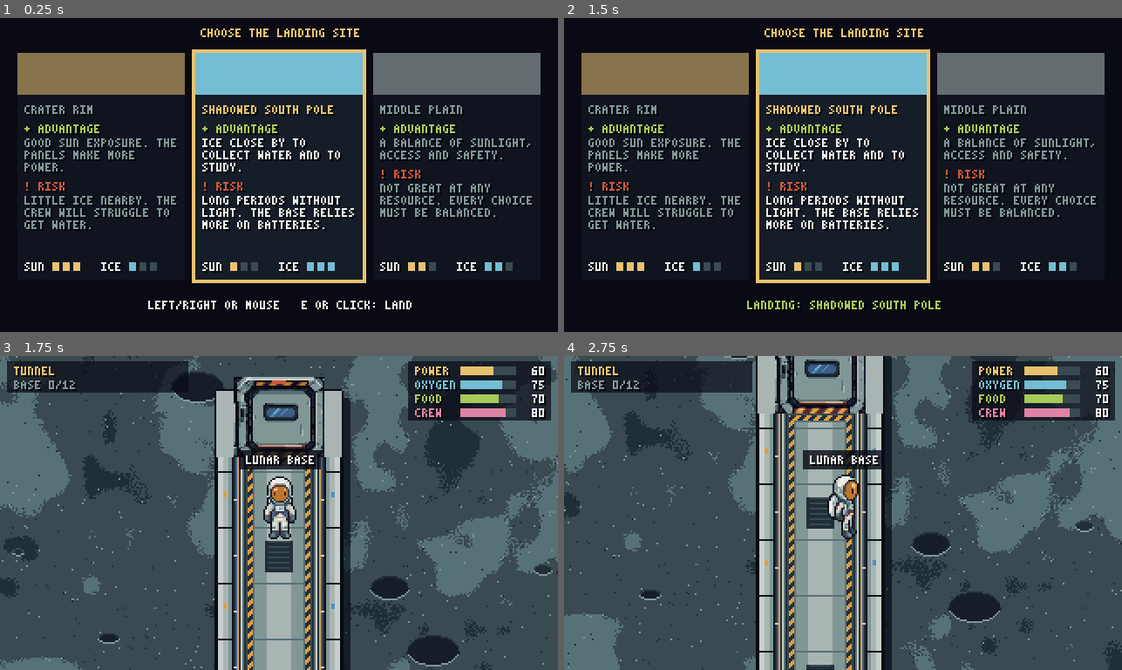
Above: before the commit, frames 1-4 (two rows, left to right).
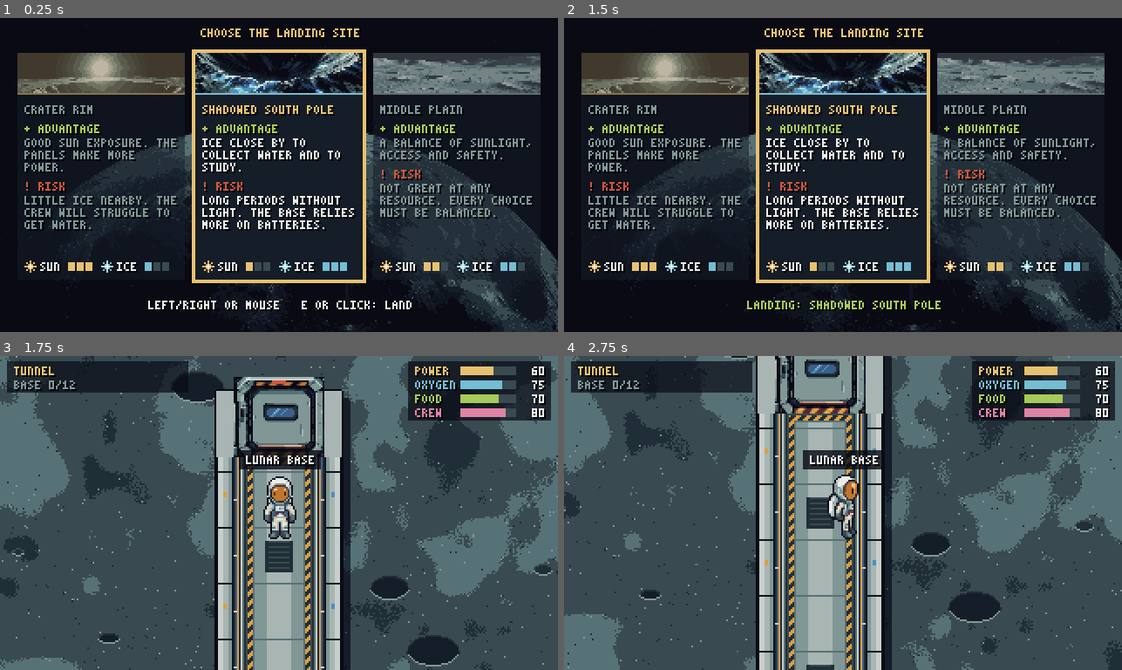
Above: after the commit, the same moments.

Repository: HattoriLoL/Artemis-Adventure
Game: Godot game, scene res://cenas/escolha_pouso.tscn
The game is run twice, just before and just after one commit, with the same random seed, the same clock (stepped at 60 frames per second) and the same inputs.
Inputs (mouse positions are in pixels of both pictures, inside the frame that each line leads up to):
- Up to frame 1 (0.25 s): no input
- Up to frame 2 (1.5 s): tap Enter (ui_accept) at 0.5, 0.77, 1.25 s; move the mouse to (965, 159) at 0.52 s; hold D (direita) 0.53-1.28 s; tap Shift (andar) at 0.6 s; click (965, 159) at 0.67 s; move the mouse to (731, 190) at 1.27 s; hold S (baixo) from 1.28 s (still down); tap E (usar) at 1.35 s; click (731, 190) at 1.42 s
- Up to frame 3 (1.75 s): keep holding S (baixo); tap Enter (ui_accept) at 1.52 s
- Up to frame 4 (2.75 s): move the mouse to (898, 443) at 2.02 s; release S (baixo) at 2.03 s; hold D (direita) from 2.03 s (still down); tap X at 2.1 s; click (898, 443) at 2.17 s

The runs differ from the first frame. In frame 1, 20% of the frame differs, in the area x 3-100%, y 7-100%; in frame 2, 20%; in frame 3, nothing differs; in frame 4, nothing differs.

Commit message:
Tela de escolha do pouso com arte: Lua no fundo, vista de cada local nos cartões e ícones do Sol e do gelo

Diff:
--- a/jogo/cenas/escolha_pouso.tscn
+++ b/jogo/cenas/escolha_pouso.tscn
@@ -1,6 +1,7 @@
-[gd_scene load_steps=2 format=3]
+[gd_scene load_steps=3 format=3]
 
 [ext_resource type="Script" path="res://scripts/escolha_pouso.gd" id="1"]
+[ext_resource type="Texture2D" path="res://assets/pouso/fundo.png" id="2"]
 
 [node name="EscolhaPouso" type="Control"]
 layout_mode = 3
@@ -11,11 +12,12 @@
 grow_vertical = 2
 script = ExtResource("1")
 
-[node name="Fundo" type="ColorRect" parent="."]
+[node name="Fundo" type="TextureRect" parent="."]
 layout_mode = 0
 offset_right = 320.0
 offset_bottom = 180.0
-color = Color(0.0352941, 0.0392157, 0.0784314, 1)
+mouse_filter = 2
+texture = ExtResource("2")
 
 [node name="Moldura" type="ColorRect" parent="."]
 layout_mode = 0
--- a/jogo/scripts/escolha_pouso.gd
+++ b/jogo/scripts/escolha_pouso.gd
@@ -2,6 +2,8 @@
 ## Tela de escolha do local de pouso: 3 cartões lado a lado.
 ## Esquerda / direita (ou o mouse em cima) escolhem; E (ou clique) confirma. Depois guarda a escolha na Missao e
 ## abre a base. Os textos e números de cada local ficam em res://dados/locais_pouso.json.
+## Arte (paleta Apollo) em res://assets/pouso/: a Lua vista da órbita no fundo, a vista de cada local na faixa do
+## topo do cartão (local_<id>.png, 96x24, com 1 px da cor do local embaixo) e os ícones do Sol e do gelo nos medidores.
 
 const Fonte = preload("res://scripts/fonte.gd")
 const BRANCO := Color("#ebede9")
@@ -11,6 +13,9 @@
 const VERMELHO := Color("#cf573c")
 const AZUL := Color("#73bed3")
 const APAGADO := Color("#394a50")
+const ICONE_SOL := preload("res://assets/pouso/icone_sol.png")     # 7x7
+const ICONE_GELO := preload("res://assets/pouso/icone_gelo.png")   # 7x7
+const ALTURA_VISTA := 23                 # a vista cobre a faixa menos a última linha, que fica com a cor do local
 
 const ARQUIVO := "res://dados/locais_pouso.json"
 const BASE := "res://cenas/mapa.tscn"
@@ -36,7 +41,17 @@
 	demo = "--demo" in OS.get_cmdline_user_args()
 	locais = JSON.parse_string(FileAccess.get_file_as_string(ARQUIVO))
 	for i in cartoes.size():
-		cartoes[i].get_node("Faixa").color = Color(locais[i]["cor"])
+		var faixa: ColorRect = cartoes[i].get_node("Faixa")
+		faixa.color = Color(locais[i]["cor"])
+		var vista := TextureRect.new()       # a vista do local por cima da faixa (o cartão apagado apaga ela junto)
+		vista.name = "Vista"
+		vista.texture = load("res://assets/pouso/local_%s.png" % locais[i]["id"])
+		vista.expand_mode = TextureRect.EXPAND_IGNORE_SIZE   # sem isso o tamanho mínimo é o da textura (24)
+		vista.size = Vector2(faixa.size.x, ALTURA_VISTA)
+		vista.stretch_mode = TextureRect.STRETCH_KEEP
+		vista.clip_contents = true
+		vista.mouse_filter = Control.MOUSE_FILTER_IGNORE
+		faixa.add_child(vista)
 	textos.draw.connect(_desenhar_textos)
 	_atualizar_visual()
 
@@ -143,9 +158,10 @@
 
 
 func _medidor(nome: String, nivel: int, pos: Vector2, cor: Color) -> void:
-	Fonte.desenhar(textos, nome, pos, BRANCO)
+	textos.draw_texture(ICONE_SOL if nome == "SUN" else ICONE_GELO, pos + Vector2(0, -1))
+	Fonte.desenhar(textos, nome, pos + Vector2(9, 0), BRANCO)
 	for i in 3:
-		textos.draw_rect(Rect2(pos.x + 16 + i * 6, pos.y, 4, 5), cor if i < nivel else APAGADO)
+		textos.draw_rect(Rect2(pos.x + 25 + i * 5, pos.y, 4, 5), cor if i < nivel else APAGADO)
 
 
 func _quebrar(texto: String) -> Array:
Binary file added: jogo/assets/pouso/fundo.png
Not shown, added: jogo/assets/pouso/fundo.png.import
Binary file added: jogo/assets/pouso/icone_gelo.png
Not shown, added: jogo/assets/pouso/icone_gelo.png.import
Binary file added: jogo/assets/pouso/icone_sol.png
Not shown, added: jogo/assets/pouso/icone_sol.png.import
Binary file added: jogo/assets/pouso/local_borda.png
Not shown, added: jogo/assets/pouso/local_borda.png.import
Binary file added: jogo/assets/pouso/local_planicie.png
Not shown, added: jogo/assets/pouso/local_planicie.png.import
Binary file added: jogo/assets/pouso/local_polo.png
Not shown, added: jogo/assets/pouso/local_polo.png.import
